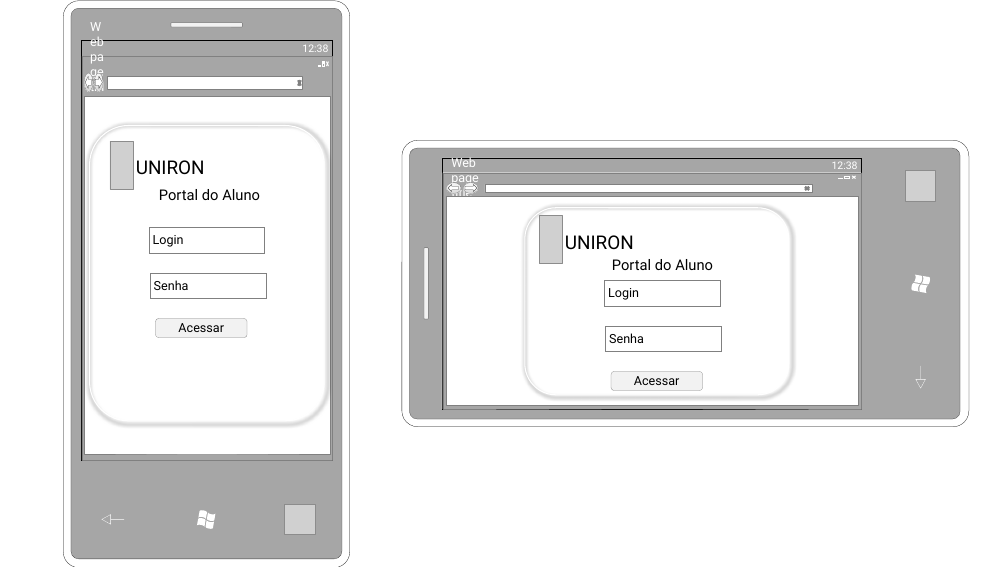
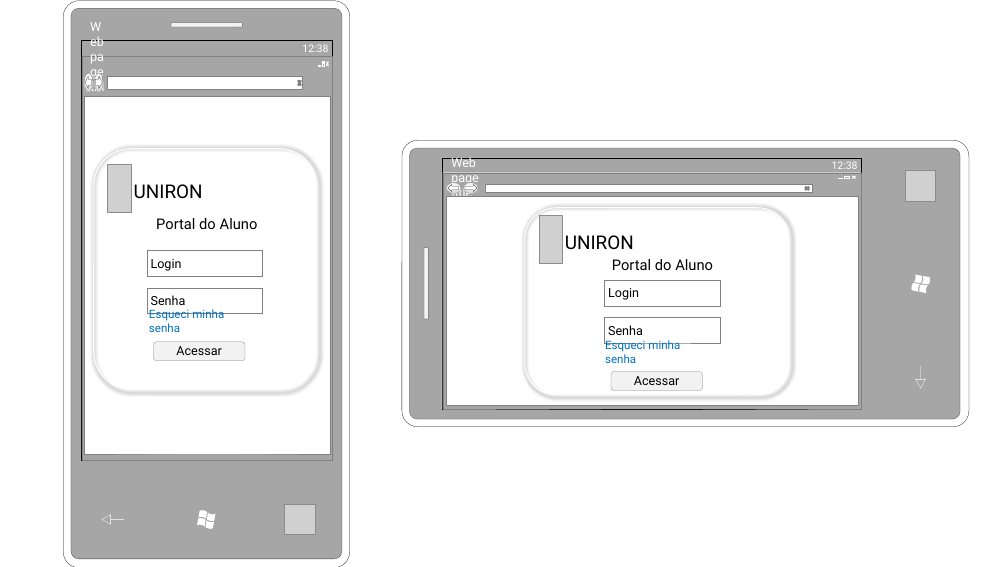
Before and after one commit to borgesmaxwill/PortalDoAlunoNovoModelo, a slide deck: slide 3 of StoryBoards/StoryBoard_RF3_AcessoAAcervo_BuscaRapida.pptx. Drawn at 1008x567 pixels with LibreOffice and Linux fonts; fonts in the diff are those of the drawing; grey boxes stand for pictures; background and template pictures are left out. Boxes give left, top, right and bottom in pixels: in the first picture for what was removed or moved away, otherwise in the second. Text is boxed around its words. In the diff, an @@ line names an element or a change of style, - is before the commit and + after.

Commit message:
RF3 Ajustes no login Mobile

```diff
--- a/StoryBoards/StoryBoard_RF3_AcessoAAcervo_BuscaRapida.pptx
+++ b/StoryBoards/StoryBoard_RF3_AcessoAAcervo_BuscaRapida.pptx
@@ rounded rectangle resized from (x1=89, y1=126, x2=324, y2=421) to (x1=94, y1=149, x2=317, y2=389) @@
@@ text "UNIRON" moved from (x1=136, y1=160, x2=205, y2=175) to (x1=134, y1=184, x2=203, y2=199) @@
@@ text "Portal do Aluno" moved from (x1=159, y1=189, x2=260, y2=200) to (x1=156, y1=218, x2=258, y2=229) @@
@@ 1 picture, 1 rounded rectangle, 1 rectangle moved together from (x1=110, y1=141, x2=265, y2=337) to (x1=108, y1=165, x2=262, y2=361) @@
@@ rectangle "Senha" moved from (x1=150, y1=273, x2=265, y2=299) to (x1=147, y1=288, x2=262, y2=314) @@
@@ text added at (x1=149, y1=309, x2=224, y2=332), 11 pt, text #0070C0 @@
+Esqueci minha senha
@@ rectangle "Senha" moved from (x1=606, y1=326, x2=721, y2=352) to (x1=604, y1=318, x2=720, y2=343) @@
@@ text added at (x1=605, y1=340, x2=680, y2=363), 11 pt, text #0070C0 @@
+Esqueci minha senha
```
